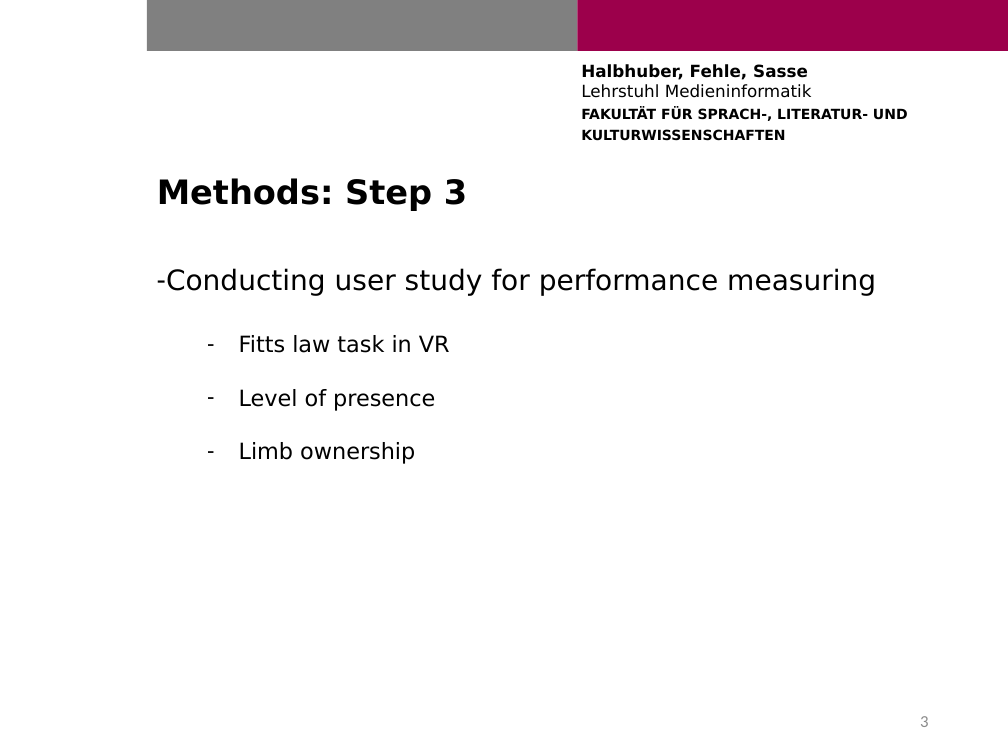
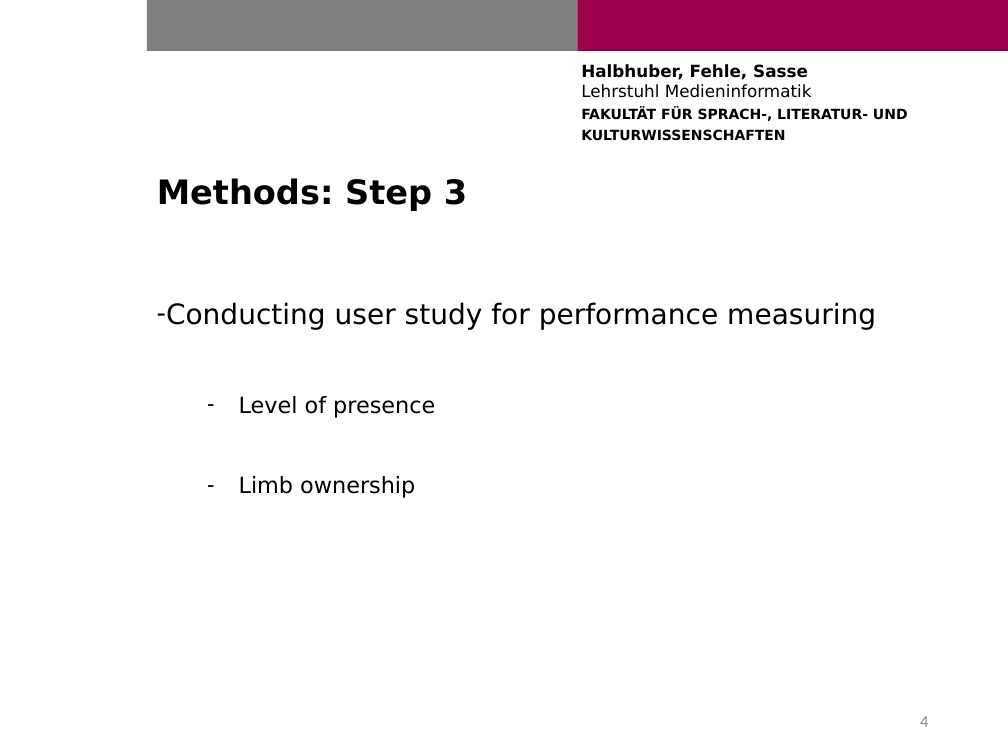
Before and after one commit to Cele3x/practical-seminar, a slide deck: slide 4 of 02-introduction-presentation/methods.pptx (slide 3 before the commit). Drawn at 1008x756 pixels with LibreOffice and Linux fonts; fonts in the diff are those of the drawing; background and template pictures are left out. Boxes give left, top, right and bottom in pixels: in the first picture for what was removed or moved away, otherwise in the second. Text is boxed around its words. In the diff, an @@ line names an element or a change of style, - is before the commit and + after.

```diff
--- a/02-introduction-presentation/methods.pptx
+++ b/02-introduction-presentation/methods.pptx
@@ text at [239, 335, 450, 353]: paragraph removed @@
-  – Fitts law task in VR
@@ page number at [920, 716, 928, 727]: text changed @@
-3
+4
```
Also in this commit, not shown: 1 other slide changed, 1 slide added, 2 other files.
